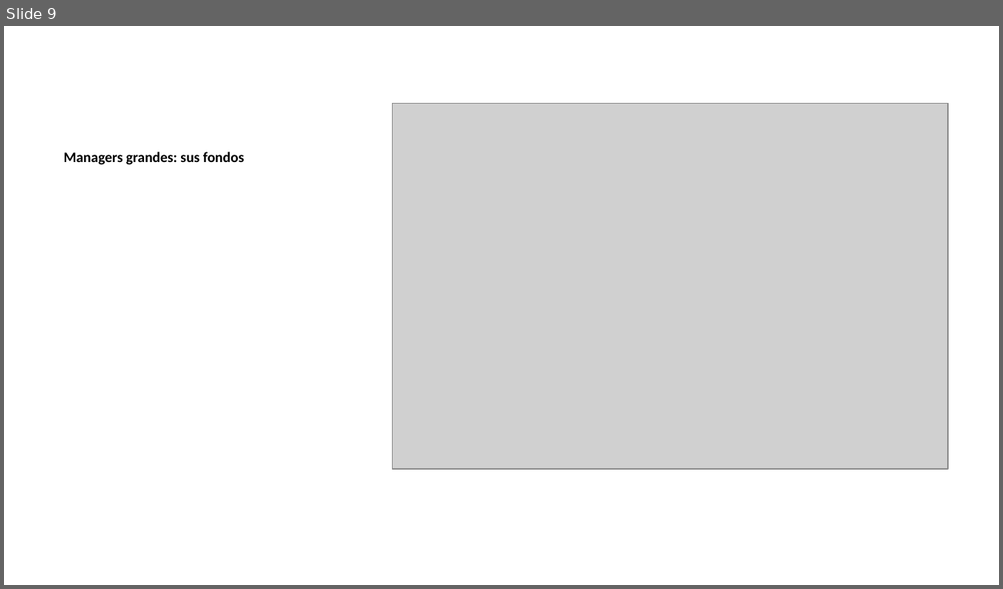
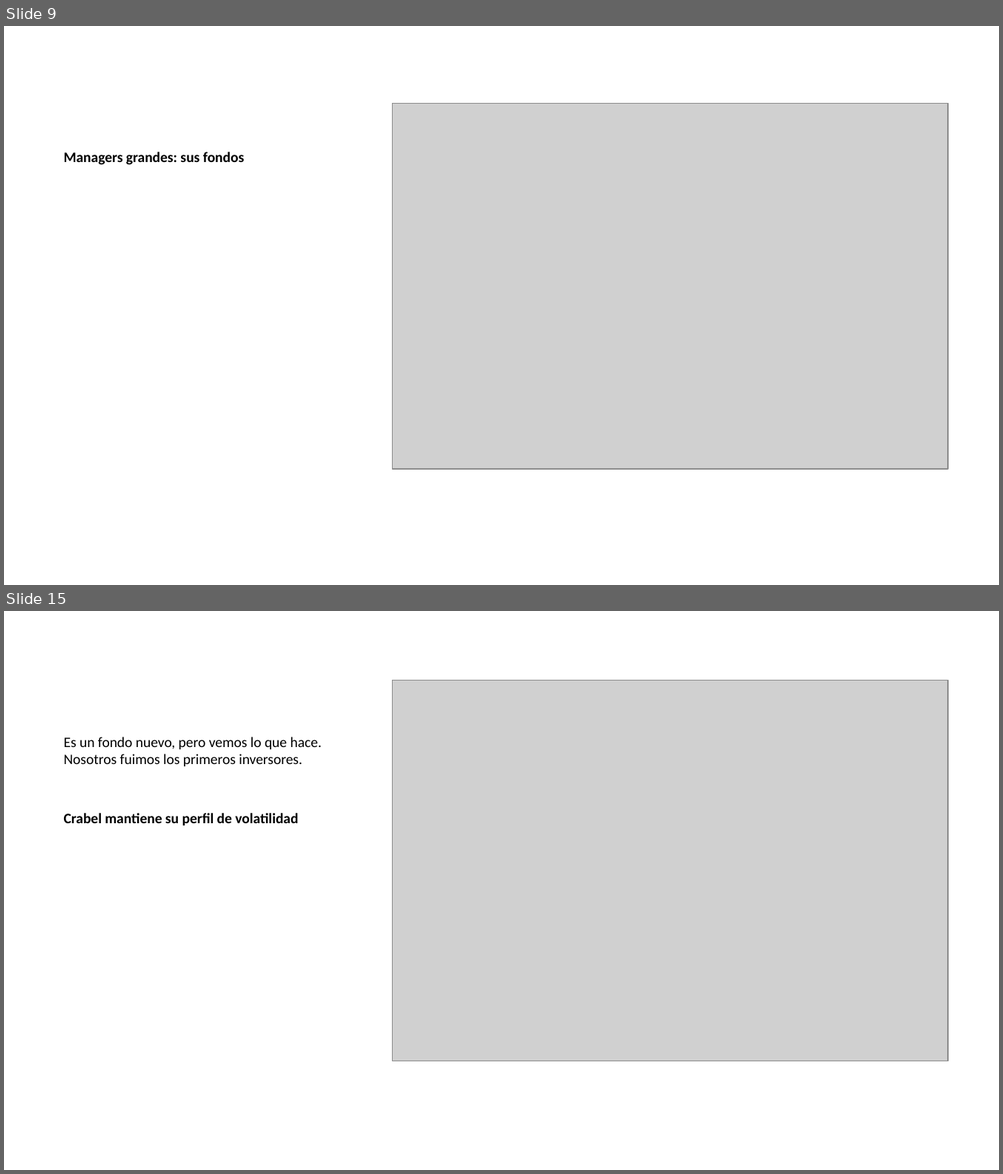
Before and after one commit to cordura21/Trading-bloque, a slide deck: presentations/powerpoint output.pptx. Shown one above the other, each under a label of ours: slide 9 before the commit, slides 9 and 15 after it; the slides between them are not shown. The pictures are 1003x589 and 1003x1174 pixels, drawn with LibreOffice and Linux fonts; fonts in the diff are those of the drawing; grey boxes stand for pictures. Boxes give left, top, right and bottom in pixels: in the first picture for what was removed or moved away, otherwise in the second. Text is boxed around its words. In the diff, an @@ line names an element or a change of style, - is before the commit and + after.

```diff
--- a/presentations/powerpoint output.pptx
+++ b/presentations/powerpoint output.pptx
@@ slide 15 added at (4,611,999,1170), background #FFFFFF @@
@@ picture added at (392,680,947,1060) @@
@@ text added at (64,737,321,826), 10.5 pt, text #000000 @@
+Es un fondo nuevo, pero vemos lo que hace. Nosotros fuimos los primeros inversores.
+Crabel mantiene su perfil de volatilidad
```
Also in this commit, not shown: 7 other slides added, 1 slide removed, 3 other files.
